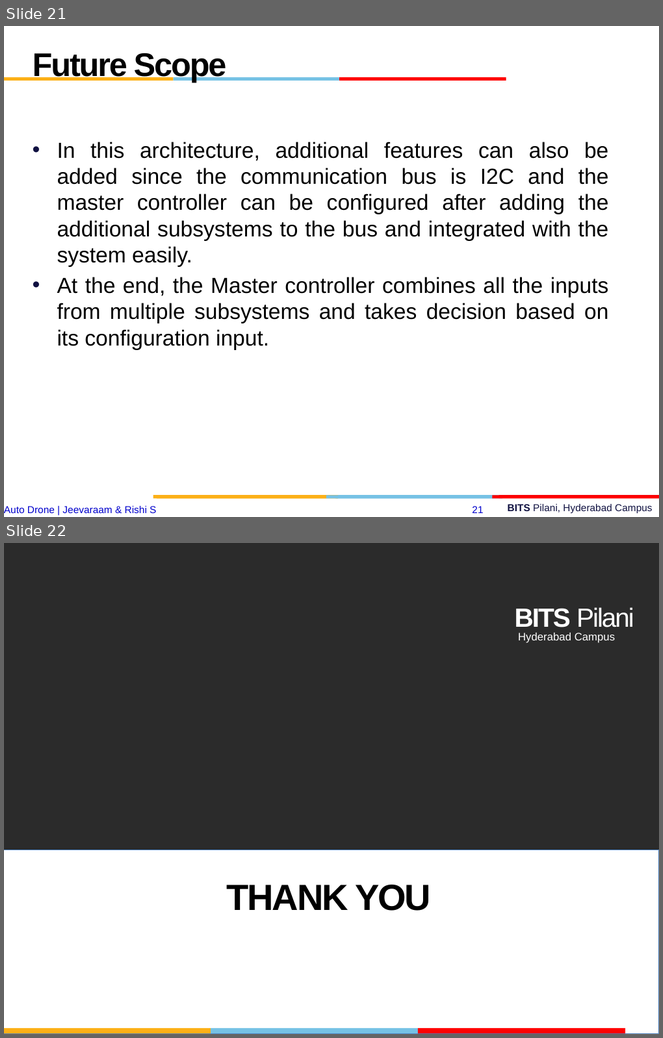
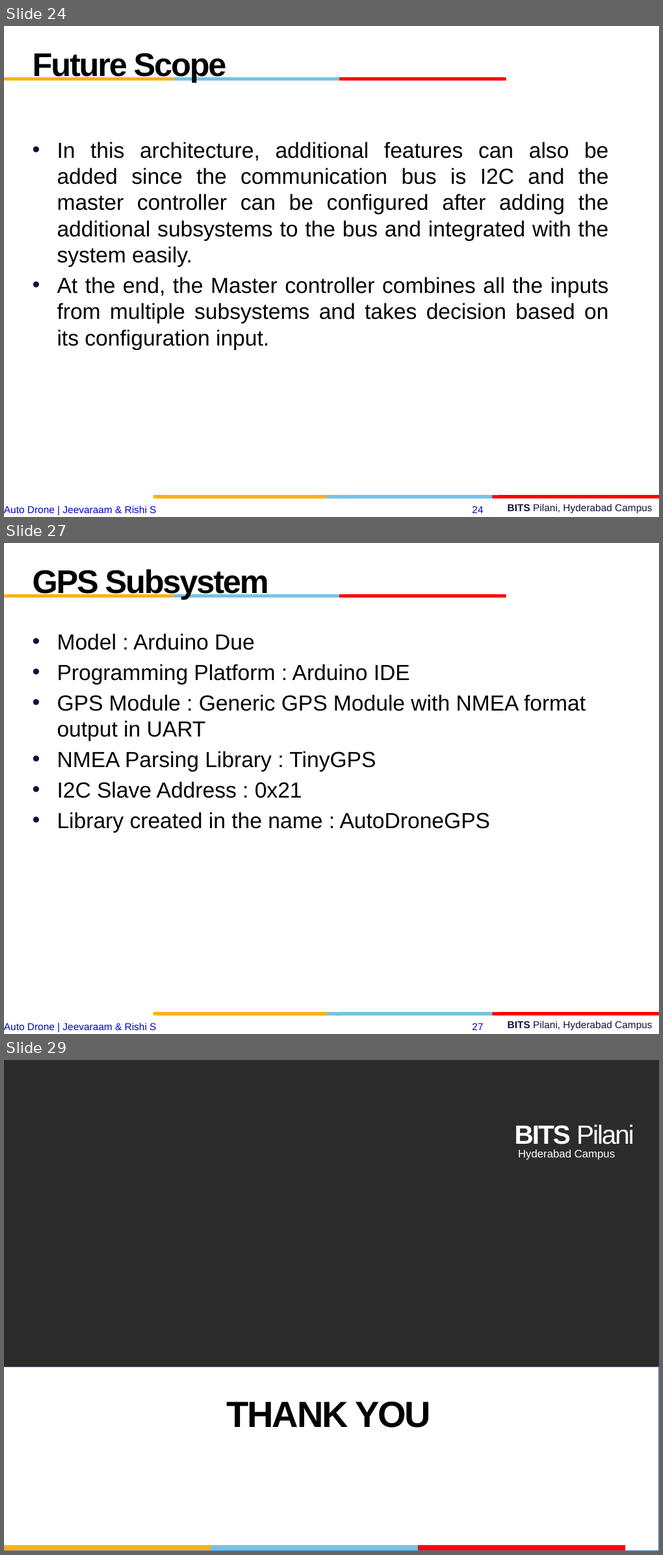
Before and after one commit to jeevaraam/AutoDrone, a slide deck: esd final.pptx. Shown one above the other, each under a label of ours: slides 21 and 22 before the commit, slides 24, 27 and 29 after it; the slides between them are not shown. The pictures are 663x1038 and 663x1555 pixels, drawn with LibreOffice and Linux fonts; fonts in the diff are those of the drawing; background and template pictures are left out; a plain dark background stands for a picture behind light text. Boxes give left, top, right and bottom in pixels: in the first picture for what was removed or moved away, otherwise in the second. Text is boxed around its words. In the diff, an @@ line names an element or a change of style, - is before the commit and + after.

```diff
--- a/esd final.pptx
+++ b/esd final.pptx
@@ slide 27 added at bbox=[4, 543, 659, 1034], background #FFFFFF; not listed: 12 template elements that a slide beside it also shows @@
@@ text added at bbox=[33, 569, 269, 600], 36 pt, text #000000, bold @@
+GPS Subsystem
@@ text added at bbox=[57, 633, 586, 833], 24 pt, text #000000 @@
+• Model : Arduino Due
+• Programming Platform : Arduino IDE
+• GPS Module : Generic GPS Module with NMEA format output in UART
+• NMEA Parsing Library : TinyGPS
+• I2C Slave Address : 0x21
+• Library created in the name : AutoDroneGPS
@@ what was slide 21 is now slide 24 @@
@@ page number at bbox=[472, 506, 483, 514]: text changed @@
-21
+24
@@ what was slide 22 is now slide 29 @@
```
Also in this commit, not shown: 5 slides changed, 6 other slides added, 1 other file.
